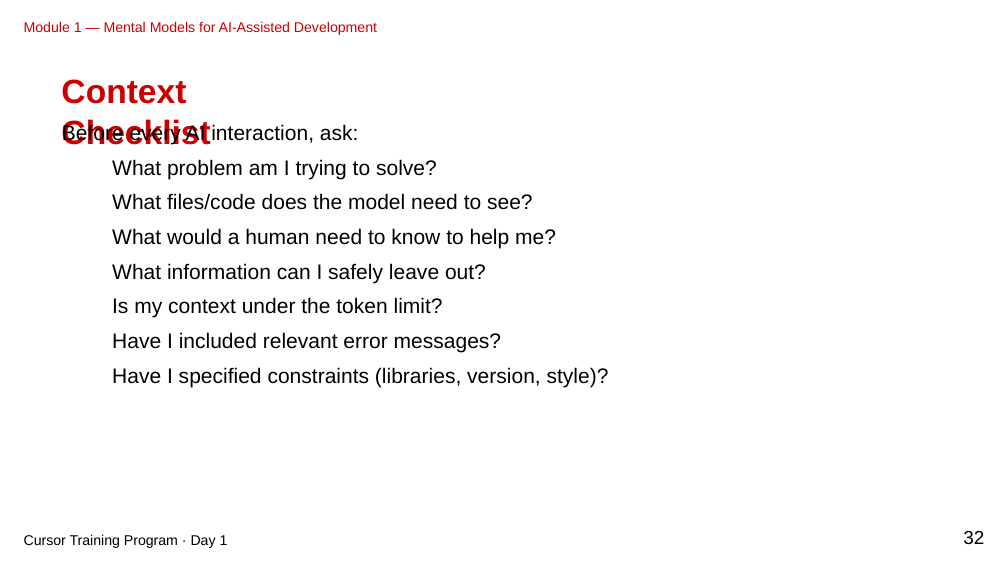
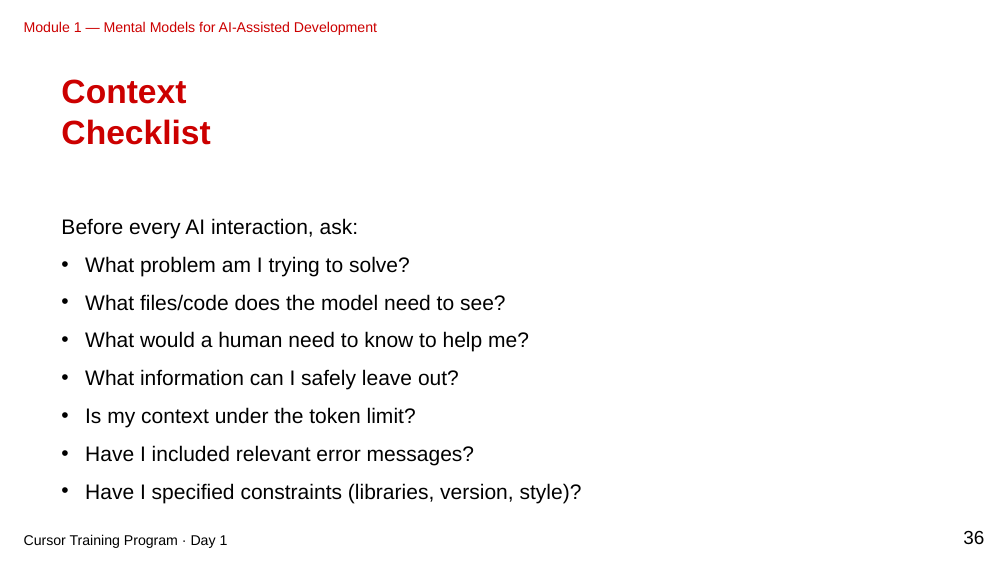
Before and after one commit to gjkaur/cursor_documentation, a slide deck: slide 36 of slides/module-01-marp-editable-clean.pptx (slide 32 before the commit). Drawn at 1008x567 pixels with LibreOffice and Linux fonts; fonts in the diff are those of the drawing. Boxes give left, top, right and bottom in pixels: in the first picture for what was removed or moved away, otherwise in the second. Text is boxed around its words. In the diff, an @@ line names an element or a change of style, - is before the commit and + after.

```diff
--- a/slides/module-01-marp-editable-clean.pptx
+++ b/slides/module-01-marp-editable-clean.pptx
@@ text removed at bbox=[62, 123, 359, 144] @@
-Before every AI interaction, ask:
@@ text removed at bbox=[112, 159, 437, 179] @@
-What problem am I trying to solve?
@@ text removed at bbox=[112, 193, 533, 210] @@
-What files/code does the model need to see?
@@ text added at bbox=[61, 218, 582, 503], 20 pt, text #000000 @@
+Before every AI interaction, ask:
+• What problem am I trying to solve?
+• What files/code does the model need to see?
+• What would a human need to know to help me?
+• What information can I safely leave out?
+• Is my context under the token limit?
+• Have I included relevant error messages?
+• Have I specified constraints (libraries, version, style)?
@@ text removed at bbox=[112, 228, 556, 248] @@
-What would a human need to know to help me?
@@ text removed at bbox=[112, 263, 486, 283] @@
-What information can I safely leave out?
@@ text removed at bbox=[112, 297, 443, 318] @@
-Is my context under the token limit?
@@ text removed at bbox=[112, 332, 502, 353] @@
-Have I included relevant error messages?
@@ text removed at bbox=[112, 367, 609, 387] @@
-Have I specified constraints (libraries, version, style)?
@@ text at bbox=[963, 530, 984, 545]: text changed @@
-32
+36
```
Also in this commit, not shown: 49 other slides changed, 7 slides added, 36 other files.
